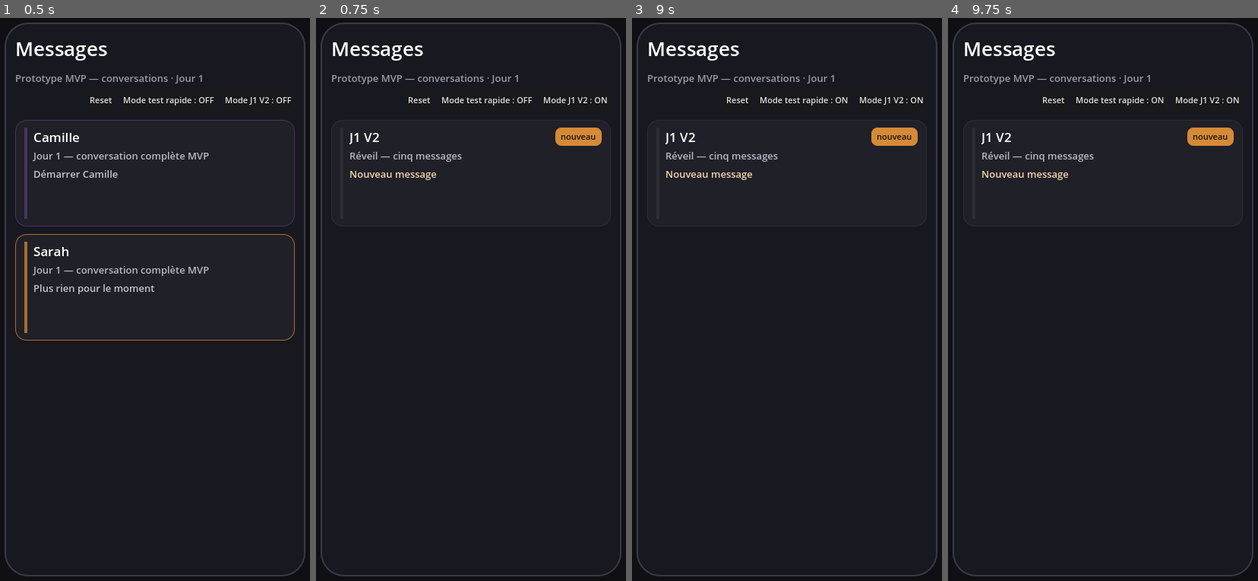
Above: before the commit, frames 1-4 (left to right).
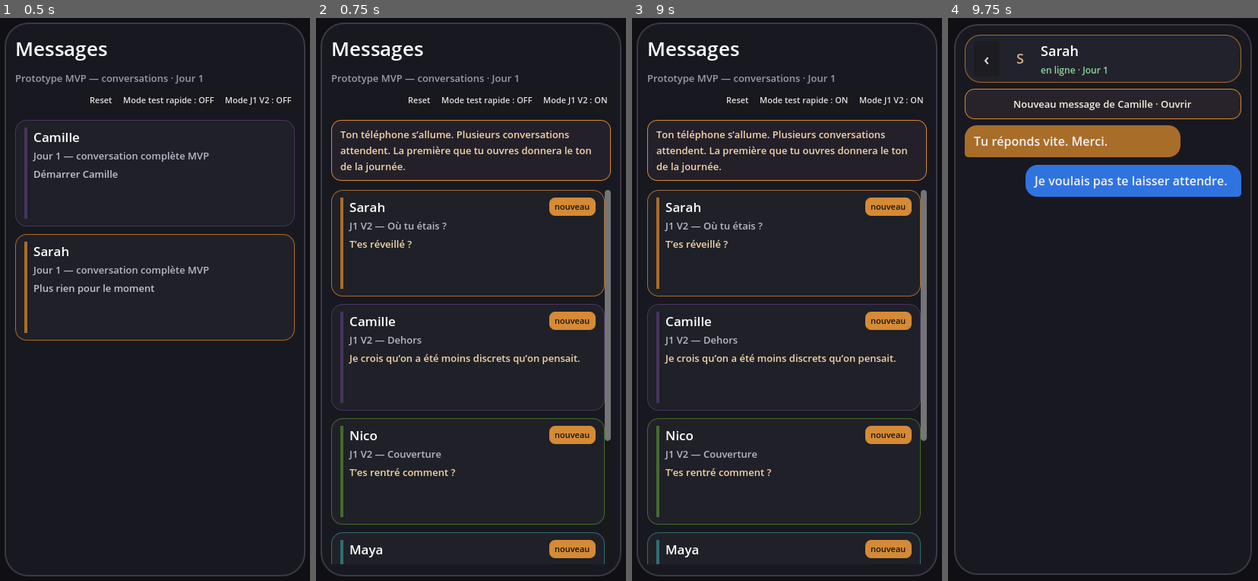
Above: after the commit, the same moments.

Repository: ludowww/game_18
Game: Godot game, scene res://scenes/conversation_list.tscn
Same seed, same stepped clock (60 frames per second), same inputs: the game is played once before the commit and once after it.
Inputs (mouse positions are in pixels of both pictures, inside the frame that each line leads up to):
- Up to frame 1 (0.5 s): no input
- Up to frame 2 (0.75 s): click "Mode J1 V2 : OFF" at 0.5 s
- Up to frame 3 (9 s): click "Mode J1 V2 : ON" at 1.25 s; click "Mode test rapide : OFF" at 2 s; click "Mode test rapide : ON" at 2.75 s; click (787, 175) at 3.52 s; click "‹" at 4.25 s; click (787, 288) at 5.02 s; click "‹" at 5.75 s; click "Mode test rapide : OFF" at 6.5 s; click "Mode test rapide : ON" at 7.25 s; click "Mode J1 V2 : OFF" at 8 s; click "Mode test rapide : OFF" at 8.75 s
- Up to frame 4 (9.75 s): click (1099, 243) at 9.52 s

Frame 1 is identical in both runs. In frame 2, 8.2% of the frame differs, in the area x 4-96%, y 18-98%; in frame 3, 8.2%; in frame 4, 13%, in the area x 1-99%, y 0-100%.

Commit message:
feat: start J1 V2 from message list first open

Diff:
--- a/product/godot_t004_prototype/scripts/conversation_list.gd
+++ b/product/godot_t004_prototype/scripts/conversation_list.gd
@@ -85,6 +85,9 @@
 
 	header_stack.add_child(_make_header_debug_controls())
 
+	if ConversationState.j1_v2_should_show_first_open_note():
+		root.add_child(_make_j1_v2_first_open_note())
+
 	if ConversationState.is_day_transition_available():
 		root.add_child(_make_day_transition_button())
 
@@ -125,6 +128,30 @@
 					ConversationState.archived_preview_text(conversation_id),
 					bool(state.get("available", false))
 				))
+
+func _make_j1_v2_first_open_note() -> PanelContainer:
+	var card := PanelContainer.new()
+	var style := StyleBoxFlat.new()
+	style.bg_color = Color("24202a")
+	style.border_color = Color("d58a35")
+	style.set_border_width_all(1)
+	style.corner_radius_top_left = 12
+	style.corner_radius_top_right = 12
+	style.corner_radius_bottom_left = 12
+	style.corner_radius_bottom_right = 12
+	style.content_margin_left = 12
+	style.content_margin_right = 12
+	style.content_margin_top = 10
+	style.content_margin_bottom = 10
+	card.add_theme_stylebox_override("panel", style)
+
+	var label := Label.new()
+	label.text = "Ton téléphone s’allume. Plusieurs conversations attendent. La première que tu ouvres donnera le ton de la journée."
+	label.autowrap_mode = TextServer.AUTOWRAP_WORD_SMART
+	label.add_theme_font_size_override("font_size", 13)
+	label.add_theme_color_override("font_color", Color("f1d6a8"))
+	card.add_child(label)
+	return card
 
 func _make_archives_toggle(count: int) -> Button:
 	var button := Button.new()
--- a/product/godot_t004_prototype/scripts/conversation_state.gd
+++ b/product/godot_t004_prototype/scripts/conversation_state.gd
@@ -32,6 +32,28 @@
 	"risque_exposition": 25,
 	"fatigue_emotionnelle": 20
 }
+const J1_V2_CORE_CONVERSATIONS := ["sarah_j1_v2", "camille_j1_v2", "nico_j1_v2", "maya_j1_v2", "ines_j1_v2"]
+const J1_V2_FIRST_OPEN_FLAGS := {
+	"sarah_j1_v2": "first_reply_sarah",
+	"camille_j1_v2": "first_reply_camille",
+	"nico_j1_v2": "first_reply_nico",
+	"maya_j1_v2": "first_reply_maya",
+	"ines_j1_v2": "first_reply_ines"
+}
+const J1_V2_DELAYED_REPLY_FLAGS := {
+	"sarah_j1_v2": "delayed_reply_sarah_j1",
+	"camille_j1_v2": "delayed_reply_camille_j1",
+	"nico_j1_v2": "delayed_reply_nico_j1",
+	"maya_j1_v2": "delayed_reply_maya_j1",
+	"ines_j1_v2": "delayed_reply_ines_j1"
+}
+const J1_V2_INITIAL_PREVIEWS := {
+	"sarah_j1_v2": "T’es réveillé ?",
+	"camille_j1_v2": "Je crois qu’on a été moins discrets qu’on pensait.",
+	"nico_j1_v2": "T’es rentré comment ?",
+	"maya_j1_v2": "tu dors encore ?",
+	"ines_j1_v2": "Je peux te parler ?"
+}
 const J1_V2_FIRST_REPLY_CHOICES := {
 	"j1_00_reply_sarah_first": "sarah_j1_v2",
 	"j1_00_reply_camille_first": "camille_j1_v2",
@@ -59,6 +81,9 @@
 
 func set_experimental_j1_v2_enabled(enabled: bool) -> void:
 	experimental_j1_v2_enabled = enabled
+	if experimental_j1_v2_enabled and current_day == 1:
+		_unlock_j1_v2_core_from_messages()
+	save_progression()
 
 func _default_global_game_state() -> Dictionary:
 	var state: Dictionary = {
@@ -432,9 +457,11 @@
 
 func active_conversation_ids() -> Array:
 	var ids: Array = []
-	var forced_j1_v2_id: String = _j1_v2_forced_first_reply_conversation_id()
-	for id in conversation_ids():
-		if forced_j1_v2_id != "" and id != forced_j1_v2_id:
+	if experimental_j1_v2_enabled and current_day == 1:
+		_unlock_j1_v2_core_from_messages()
+	var source_ids: Array = _j1_v2_message_list_core_ids() if experimental_j1_v2_enabled and current_day == 1 else conversation_ids()
+	for id in source_ids:
+		if experimental_j1_v2_enabled and current_day == 1 and id == "j1_00_reveil_v2":
 			continue
 		var state: Dictionary = conversations[id]
 		if experimental_j1_v2_enabled and current_day == 1 and not bool(state.get("experimental", false)):
@@ -479,12 +506,55 @@
 	return ""
 
 func set_current_conversation(id: String) -> void:
-	var forced_j1_v2_id: String = _j1_v2_forced_first_reply_conversation_id()
-	if forced_j1_v2_id != "" and id != forced_j1_v2_id:
-		return
 	if conversations.has(id):
+		handle_j1_v2_first_open_from_messages(id)
 		current_conversation_id = id
 		save_progression()
+
+func handle_j1_v2_first_open_from_messages(conversation_id: String) -> void:
+	if not experimental_j1_v2_enabled or current_day != 1:
+		return
+	if not J1_V2_FIRST_OPEN_FLAGS.has(conversation_id):
+		return
+	if _j1_v2_first_open_already_chosen():
+		return
+	var flags: Array = [J1_V2_FIRST_OPEN_FLAGS[conversation_id]]
+	for other_id in J1_V2_CORE_CONVERSATIONS:
+		if other_id == conversation_id:
+			continue
+		flags.append(J1_V2_DELAYED_REPLY_FLAGS[other_id])
+	apply_global_effects({"flags": flags})
+
+func _j1_v2_first_open_already_chosen() -> bool:
+	for flag in J1_V2_FIRST_OPEN_FLAGS.values():
+		if has_global_flag(str(flag)):
+			return true
+	return false
+
+func _unlock_j1_v2_core_from_messages() -> void:
+	if conversations.has("sarah_j1_v2"):
+		conversations["sarah_j1_v2"]["available"] = true
+		if not bool(conversations["sarah_j1_v2"].get("started", false)) and not bool(conversations["sarah_j1_v2"].get("has_new", false)):
+			mark_conversation_new("sarah_j1_v2", str(J1_V2_INITIAL_PREVIEWS["sarah_j1_v2"]))
+	if conversations.has("camille_j1_v2"):
+		conversations["camille_j1_v2"]["available"] = true
+		if not bool(conversations["camille_j1_v2"].get("started", false)) and not bool(conversations["camille_j1_v2"].get("has_new", false)):
+			mark_conversation_new("camille_j1_v2", str(J1_V2_INITIAL_PREVIEWS["camille_j1_v2"]))
+	if conversations.has("nico_j1_v2"):
+		conversations["nico_j1_v2"]["available"] = true
+		if not bool(conversations["nico_j1_v2"].get("started", false)) and not bool(conversations["nico_j1_v2"].get("has_new", false)):
+			mark_conversation_new("nico_j1_v2", str(J1_V2_INITIAL_PREVIEWS["nico_j1_v2"]))
+	if conversations.has("maya_j1_v2"):
+		conversations["maya_j1_v2"]["available"] = true
+		if not bool(conversations["maya_j1_v2"].get("started", false)) and not bool(conversations["maya_j1_v2"].get("has_new", false)):
+			mark_conversation_new("maya_j1_v2", str(J1_V2_INITIAL_PREVIEWS["maya_j1_v2"]))
+	if conversations.has("ines_j1_v2"):
+		conversations["ines_j1_v2"]["available"] = true
+		if not bool(conversations["ines_j1_v2"].get("started", false)) and not bool(conversations["ines_j1_v2"].get("has_new", false)):
+			mark_conversation_new("ines_j1_v2", str(J1_V2_INITIAL_PREVIEWS["ines_j1_v2"]))
+
+func _j1_v2_message_list_core_ids() -> Array:
+	return J1_V2_CORE_CONVERSATIONS.duplicate()
 
 func _j1_v2_forced_first_reply_conversation_id() -> String:
 	if not experimental_j1_v2_enabled or current_day != 1:
@@ -507,6 +577,9 @@
 		if not bool(target_state.get("started", false)):
 			return target_id
 	return ""
+
+func j1_v2_should_show_first_open_note() -> bool:
+	return experimental_j1_v2_enabled and current_day == 1 and not _j1_v2_first_open_already_chosen()
 
 func current() -> Dictionary:
 	return conversations[current_conversation_id]
Not shown, changed: discord_blocks/bloc_04.txt
Not shown, changed: product/godot_t004_prototype/tests/test_t132_j1_v2_forced_first_reply.py
Not shown, changed: product/godot_t004_prototype/tests/test_t139_choice_response_before_system_end.py
Not shown, added: product/godot_t004_prototype/tests/test_t142_j1_v2_first_open_from_messages.py
Not shown, changed: roadmap_double_vie_discord.txt
